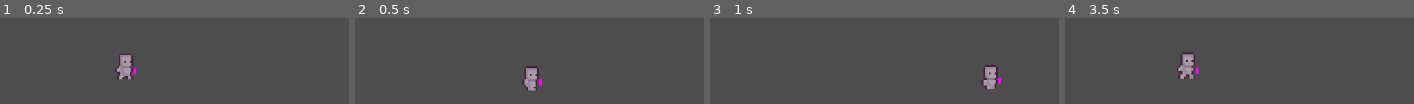
Above: before the commit, frames 1-4 (left to right).
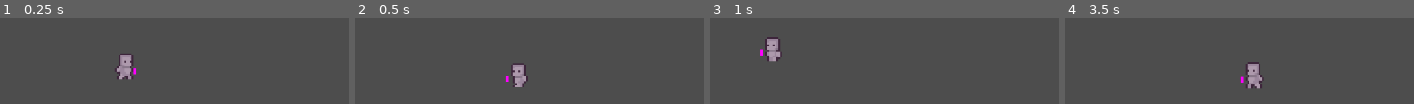
Above: after the commit, the same moments.

Repository: jus2tomate83/Godot2DGame
Game: Godot game, scene res://Mob/Pnj/PnjPathFollow/Pnj_PathFollow.tscn
The game is run twice, just before and just after one commit, with the same random seed, the same clock (stepped at 60 frames per second) and the same inputs.
Inputs:
- Up to frame 1 (0.25 s): no input
- Up to frame 2 (0.5 s): no input
- Up to frame 3 (1 s): hold D (droite) from 0.53 s (still down); tap Space (jump) at 0.77 s
- Up to frame 4 (3.5 s): tap Space (jump) at 1.52, 3.02 s; release D (droite) at 2.03 s; hold Q (gauche) 2.03-2.78 s; hold D (droite) from 2.78 s (still down)

Frame 1 is identical in both runs. In frame 2, 2.1% of the frame differs, in the area x 43-54%, y 52-85%; in frame 3, 2.3%; in frame 4, 2.7%, in the area x 32-58%, y 39-83%.
Error after the commit: Invalid call. Nonexistent 'Vector2' constructor. (res://Mob/Pnj/PnjPathFollow/CharacterFollower2D.gd:21)

Commit message:
f

Diff:
--- a/Mob/Animals Path/Cat/Path Follow/Cat_Path.tscn
+++ b/Mob/Animals Path/Cat/Path Follow/Cat_Path.tscn
@@ -19,12 +19,12 @@
 [node name="PathFollow2D" type="PathFollow2D" parent="Path2D"]
 position = Vector2(322, 161)
 script = ExtResource("1_wa474")
-Cat_box = true
 
 [node name="Cat" parent="Path2D/PathFollow2D" instance=ExtResource("2_s16n0")]
 script = ExtResource("3_276mw")
 
 [node name="AnimatedSprite2D" parent="Path2D/PathFollow2D/Cat" index="0"]
 scale = Vector2(2.57, 2.57)
+animation = &"Run"
 
 [editable path="Path2D/PathFollow2D/Cat"]
--- a/Mob/Pnj/PnjPathFollow/CharacterFollower2D.gd
+++ b/Mob/Pnj/PnjPathFollow/CharacterFollower2D.gd
@@ -5,7 +5,7 @@
 var tel_pos_start
 # Called when the node enters the scene tree for the first time.
 func _ready():
-	tel_pos_start = $Pnj/AnimatedSprite2D/Telephone.position
+	tel_pos_start = $Pnj/AnimatedSprite2D/Telephone.position[0]
 
 # Called every frame. 'delta' is the elapsed time since the previous frame.
 func _process(delta):
--- a/Mob/Pnj/PnjPathFollow/Pnj_PathFollow.tscn
+++ b/Mob/Pnj/PnjPathFollow/Pnj_PathFollow.tscn
@@ -6,7 +6,7 @@
 [sub_resource type="Curve2D" id="Curve2D_2es0i"]
 bake_interval = 0.01
 _data = {
-"points": PackedVector2Array(0, 0, 0, 0, 199, 233, 0, 0, 0, 0, 416, 289, 0, 0, 0, 0, 560, 289, 0, 0, 0, 0, 680, 275, 0, 0, 0, 0, 560, 288, 0, 0, 0, 0, 415, 286, 0, 0, 0, 0, 197, 230)
+"points": PackedVector2Array(0, 0, 0, 0, 199, 233, 0, 0, 0, 0, 416, 289, 0, 0, 0, 0, 415, 286, 0, 0, 0, 0, 197, 230, 0, 0, 0, 0, 508, 301, 0, 0, 0, 0, 657, 291, 0, 0, 0, 0, 418, 285)
 }
 point_count = 7
 
--- a/Monde/Pnj/PnjMonde.tscn
+++ b/Monde/Pnj/PnjMonde.tscn
@@ -1,7 +1,8 @@
-[gd_scene load_steps=4 format=3 uid="uid://qoejkjew43r4"]
+[gd_scene load_steps=5 format=3 uid="uid://qoejkjew43r4"]
 
 [ext_resource type="Script" path="res://Mob/Pnj/PnjPathFollow/CharacterFollower2D.gd" id="2_04cn2"]
 [ext_resource type="PackedScene" uid="uid://87xgskjsoi1p" path="res://Mob/Pnj/PnjSprite/Pnj.tscn" id="3_em2no"]
+[ext_resource type="PackedScene" uid="uid://bcgeppttxne2n" path="res://Mob/Pnj/PnjPathFollow/Pnj_PathFollow.tscn" id="3_t2u38"]
 
 [sub_resource type="Curve2D" id="Curve2D_r5amc"]
 _data = {
@@ -28,3 +29,12 @@
 [node name="Node2D" parent="Pnj/Path2D/CharacterFollower2D" instance=ExtResource("3_em2no")]
 position = Vector2(0.943479, 0.343032)
 rotation = 4.26384
+
+[node name="Pnj2" parent="." instance=ExtResource("3_t2u38")]
+
+[node name="CharacterFollower2D" parent="Pnj2/Path2D" index="0"]
+position = Vector2(281.167, 254.204)
+
+[editable path="Pnj/Path2D/CharacterFollower2D/Node2D"]
+[editable path="Pnj2"]
+[editable path="Pnj2/Path2D/CharacterFollower2D/Pnj"]
